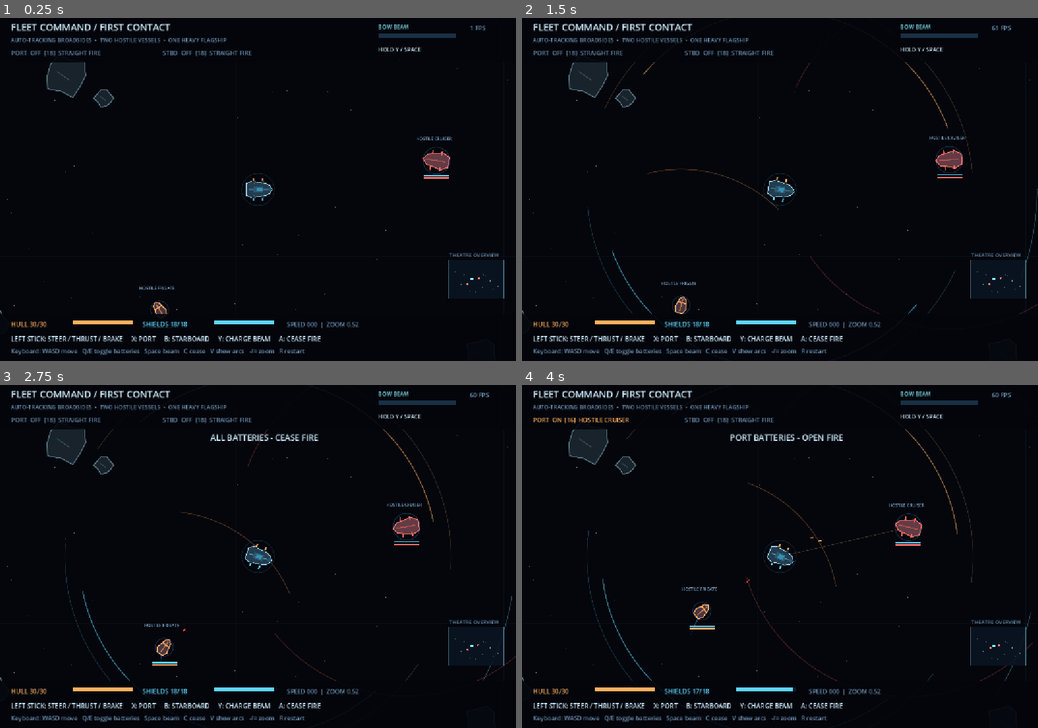
Above: before the commit, frames 1-4 (two rows, left to right).
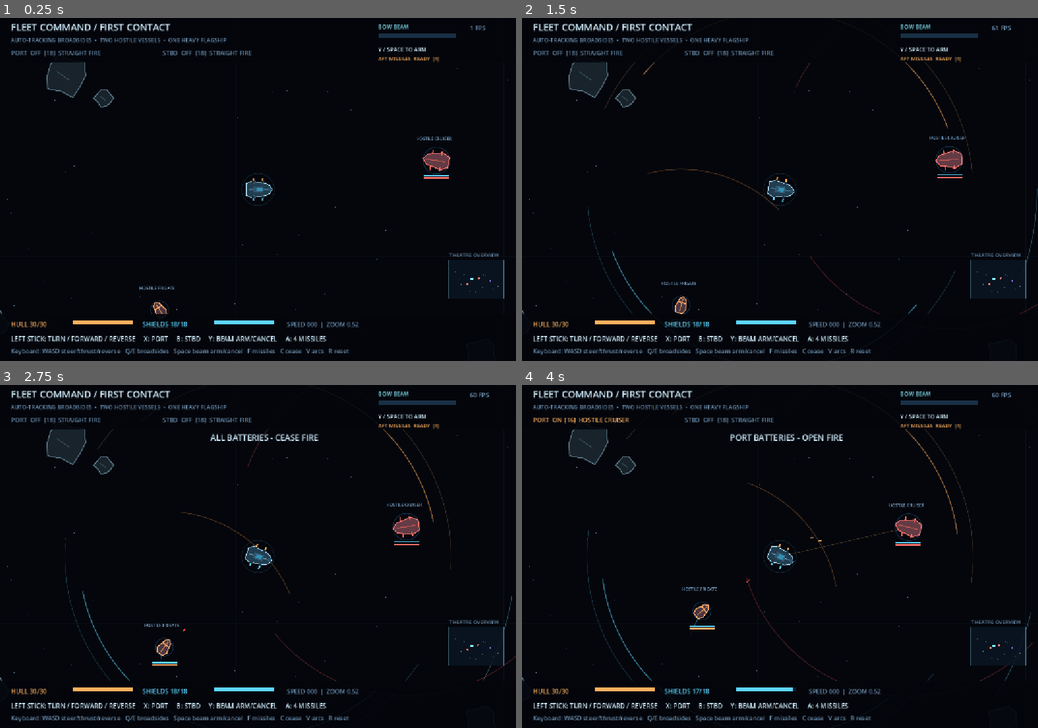
Above: after the commit, the same moments.

Repository: Jonty303/Project-OmegaWar
Game: Godot game, scene res://scenes/fleet_test.tscn
The game is run twice, just before and just after one commit, with the same random seed, the same clock (stepped at 60 frames per second) and the same inputs.
Inputs (mouse positions are in pixels of both pictures, inside the frame that each line leads up to):
- Up to frame 1 (0.25 s): no input
- Up to frame 2 (1.5 s): tap Enter (ui_accept) at 0.5, 0.77 s; move the mouse to (893, 172) at 0.52 s; hold D (fc_turn_right) 0.53-1.25 s; tap V (fc_arcs) at 0.6 s; click (893, 172) at 0.67 s; drag from (676, 206) to (754, 258) at 1.27 s
- Up to frame 3 (2.75 s): move the mouse to (309, 481) at 2.02 s; hold D (fc_turn_right) from 2.03 s (still down); tap C (fc_cease) at 2.1 s
- Up to frame 4 (4 s): release D (fc_turn_right) at 2.75 s; drag from (754, 625) to (625, 505) at 2.77 s; move the mouse to (934, 607) at 3.52 s; hold A (fc_turn_left) from 3.53 s (still down); tap Q (fc_port) at 3.6 s; tap Enter (ui_accept) at 3.77 s

The runs differ from the first frame. In frame 1, 1.3% of the frame differs, in the area x 9-86%, y 8-99%; in frame 2, 1.3%; in frame 3, 1.3%; in frame 4, 1.3%.

Commit message:
feat: collision hull damage for hostile ships and updated missile/beam HUD + pilot guidance

Diff:
--- a/scripts/fleet_test.gd
+++ b/scripts/fleet_test.gd
@@ -606,8 +606,18 @@
             var safe_radius := float(rock["radius"]) + float(enemy["radius"])
             if from_rock.length_squared() < safe_radius * safe_radius:
                 var outward := from_rock.normalized() if from_rock.length() > 0.1 else Vector2.RIGHT
+                var kinetic_impact := maxf(0.0, -vel.dot(outward))
                 future = Vector2(rock["pos"]) + outward * safe_radius
                 vel = vel.slide(outward) * 0.65
+                if kinetic_impact > ASTEROID_SAFE_IMPACT:
+                    var collision_harm := clampf((kinetic_impact - ASTEROID_SAFE_IMPACT) * 0.11, 0.5, 12.0)
+                    enemy["hp"] = maxf(0.0, float(enemy["hp"]) - collision_harm)
+                    enemy["flash"] = 0.3
+                    impacts.append({"pos": future - outward * float(enemy["radius"]), "life": 0.32, "color": PORT_COLOR})
+                    if float(enemy["hp"]) <= 0.0 and not bool(enemy["destroyed"]):
+                        enemy["destroyed"] = true
+                        create_explosion(future, 15)
+                        sound_bus.play("explosion")
         # Ships are solid to one another and cannot overlap the flagship.
         var from_player := future - ship_pos
         var min_player := float(enemy["radius"]) + SHIP_RADIUS
@@ -618,9 +628,9 @@
         enemy["pos"] = future
         enemy["velocity"] = vel
         enemy["reload"] = maxf(0.0, float(enemy["reload"]) - delta)
-        if float(enemy["reload"]) <= 0.0:
+        targets[j] = enemy
+        if not bool(enemy["destroyed"]) and float(enemy["reload"]) <= 0.0:
             fire_enemy(j)
-        targets[j] = enemy
 
 func fire_enemy(j: int) -> void:
     if player_destroyed:
@@ -1111,13 +1121,13 @@
         var enemy: Dictionary = targets[j]
         var centre: Vector2 = enemy["pos"]
         var heading: float = enemy["angle"]
-        var from: Vector2 = centre + Vector2(scar["entry_local"]).rotated(heading)
-        var to: Vector2 = centre + Vector2(scar["exit_local"]).rotated(heading)
+        var entry_world: Vector2 = centre + Vector2(scar["entry_local"]).rotated(heading)
+        var exit_world: Vector2 = centre + Vector2(scar["exit_local"]).rotated(heading)
         var intensity := clampf(float(scar["life"]) / 8.0, 0.0, 1.0)
-        draw_line(from, to, Color(1.0, 0.29, 0.10, 0.48 * intensity), 9.0, true)
-        draw_line(from, to, Color(1.0, 0.83, 0.43, 0.75 * intensity), 3.0, true)
-        draw_circle(from, 6.0, Color(1.0, 0.91, 0.65, 0.65 * intensity))
-        draw_circle(to, 8.0, Color(1.0, 0.47, 0.16, 0.75 * intensity))
+        draw_line(entry_world, exit_world, Color(1.0, 0.29, 0.10, 0.48 * intensity), 9.0, true)
+        draw_line(entry_world, exit_world, Color(1.0, 0.83, 0.43, 0.75 * intensity), 3.0, true)
+        draw_circle(entry_world, 6.0, Color(1.0, 0.91, 0.65, 0.65 * intensity))
+        draw_circle(exit_world, 8.0, Color(1.0, 0.47, 0.16, 0.75 * intensity))
 
 
 func damage_target(index: int, amount: float, at: Vector2) -> void:
@@ -1357,10 +1367,12 @@
     draw_string(font, bar_pos + Vector2(0, -1), "BOW BEAM", HORIZONTAL_ALIGNMENT_LEFT, -1, 13, BEAM_COLOR)
     draw_rect(Rect2(bar_pos + Vector2(0, 10), Vector2(180, 11)), Color(0.10, 0.19, 0.27), true)
     draw_rect(Rect2(bar_pos + Vector2(0, 10), Vector2(180 * charge_ratio, 11)), BEAM_COLOR, true)
-    var beam_status := "RELEASE" if charge > 0.0 else ("RECHARGING" if beam_recovery > 0.0 else "HOLD Y / SPACE")
-    if charge_ratio >= 0.999:
-        beam_status = "READY - STOPPED"
+    var beam_status: String = ("%.1f S TO FIRE" % maxf(0.0, CHARGE_SECONDS - charge)) if beam_charging else (
+        "RECHARGING" if beam_recovery > 0.0 else "Y / SPACE TO ARM")
     draw_string(font, Vector2(880, 79), beam_status, HORIZONTAL_ALIGNMENT_LEFT, -1, 13, WHITE)
+    var missile_status := "READY  [4]" if missile_cooldown <= 0.0 else "RELOAD %.1fs" % missile_cooldown
+    draw_string(font, Vector2(880, 99), "AFT MISSILES  " + missile_status,
+        HORIZONTAL_ALIGNMENT_LEFT, -1, 12, PORT_COLOR)
     draw_string(font, Vector2(1093, 29), "%d FPS" % Engine.get_frames_per_second(), HORIZONTAL_ALIGNMENT_LEFT, -1, 14, MUTED)
     if sound_message_timer > 0.0:
         draw_string(font, Vector2(355, 130), sound_message, HORIZONTAL_ALIGNMENT_CENTER, 520, 19, WHITE)
@@ -1375,9 +1387,9 @@
     draw_rect(Rect2(498, 705, 140 * player_shields / PLAYER_MAX_SHIELDS, 10), STARBOARD_COLOR, true)
     draw_string(font, Vector2(667, 720), "SPEED %03d  |  ZOOM %.2f" % [roundi(velocity.length()), view_zoom],
         HORIZONTAL_ALIGNMENT_LEFT, -1, 14, MUTED)
-    draw_string(font, Vector2(25, 754), "LEFT STICK: STEER / THRUST / BRAKE     X: PORT     B: STARBOARD     Y: CHARGE BEAM     A: CEASE FIRE",
+    draw_string(font, Vector2(25, 754), "LEFT STICK: TURN / FORWARD / REVERSE     X: PORT     B: STBD     Y: BEAM ARM/CANCEL     A: 4 MISSILES",
         HORIZONTAL_ALIGNMENT_LEFT, -1, 15, WHITE)
-    draw_string(font, Vector2(25, 782), "Keyboard: WASD move   Q/E toggle batteries   Space beam   C cease   V show arcs   -/= zoom   R restart",
+    draw_string(font, Vector2(25, 782), "Keyboard: WASD steer/thrust/reverse   Q/E broadsides   Space beam arm/cancel   F missiles   C cease   V arcs   R reset",
         HORIZONTAL_ALIGNMENT_LEFT, -1, 14, MUTED)
     if encounter_finished:
         draw_rect(Rect2(280, 303, 640, 126), Color(0.012, 0.026, 0.042, 0.90), true)
